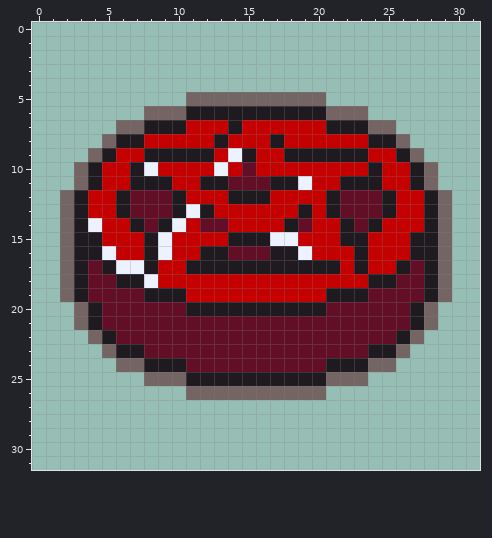
Edited in one commit: pixel-art sprite (assets/tiles/pentagram.png). The picture above is the old version.
The file is 32x32 pixels.
New version:
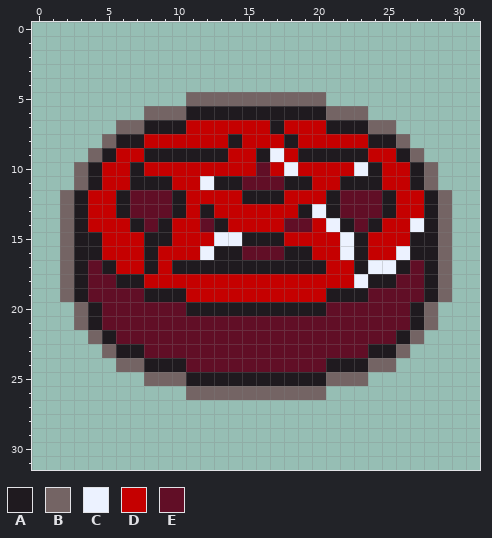
Palette (. is transparent): A #1f1a1f  B #746464  C #ecf2ff  D #c50000  E #610e26
From old to new:
@@ x 0..31 @@
  6 ........BBBAAAAAAAAAABBB........
- 7 ......BBAAADDDADDDDDDAAABB......
- 8 .....BAADDDDDADDDADDDDDDAAB.....
- 9 ....BADDAAAAADCADDAAAAAADDAB....
-10 ...BADDACDDDDCDEDDDDDDDDADDAB...
-11 ...BADDAAADDAAEEEAACDDAAADDAB...
-12 ..BADDAEEEADDDAAADDDDAEEEADDAB..
-13 ..BADDAEEEACADDDDDDADAEEEADDAB..
-14 ..BACDDAEACDEEDDDDAEDDAEADDDAB..
-15 ..BAADDDACDDDDAAACCDDDAADDDAAB..
-16 ..BAACDDACDDAAEEEAACDDDADDDAAB..
-17 ..BAEACCADDAAAAAAAAAAADADDAEAB..
-18 ..BAEEAACDDDDDDDDDDDDDDDAAEEAB..
+ 7 ......BBAAADDDDDDADDDAAABB......
+ 8 .....BAADDDDDDADDDADDDDDAAB.....
+ 9 ....BADDAAAAAADDACDAAAAADDAB....
+10 ...BADDADDDDDDDDEDCDDDDCADDAB...
+11 ...BADDAAADDCAAEEEAADDAAADDAB...
+12 ..BADDAEEEADDDDAAADDDAEEEADDAB..
+13 ..BADDAEEEADADDDDDDACAEEEADDAB..
+14 ..BADDDAEADDEADDDDEEDCAEADDCAB..
+15 ..BAADDDAADDDCCAAADDDDCADDDAAB..
+16 ..BAADDDADDDCAAEEEAADDCADDCAAB..
+17 ..BAEADDADAAAAAAAAAAADDACCAEAB..
+18 ..BAEEAADDDDDDDDDDDDDDDCAAEEAB..
 19 ..BAEEEEAAADDDDDDDDDDAAAEEEEAB..
